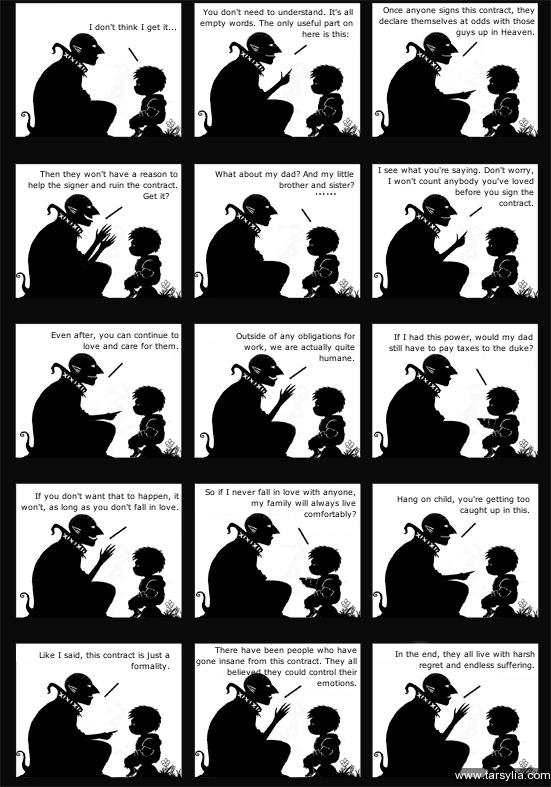
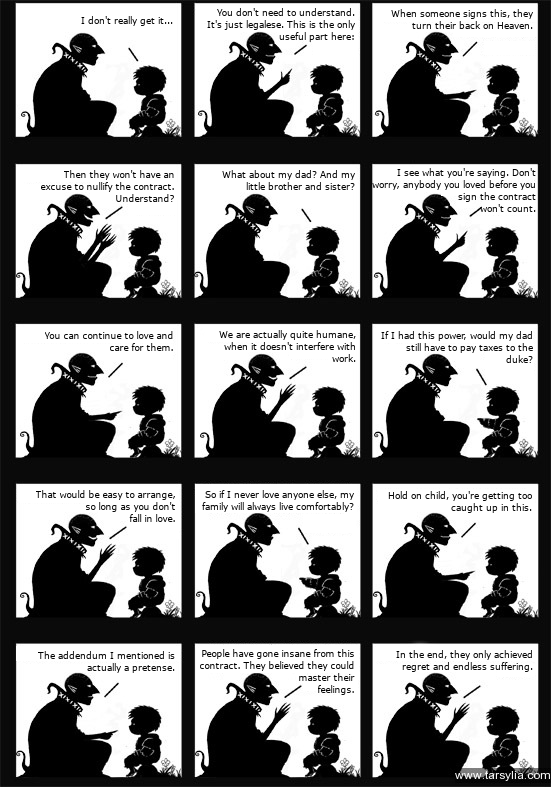
Comparing the layer stacks of the two (551, 787) images. Changes:
renamed "I don't think I get it..." to "I don't really get it...", painted on it over [81, 16, 176, 32]
painted on "You don't need to understand. ..." over [200, 8, 355, 42]
renamed "Once anyone signs this contrac..." to "When someone signs this, they ...", painted on it over [379, 6, 535, 37]
renamed "Then they won't have a reason ..." to "Then they won't have an excuse...", painted on it over [28, 170, 178, 202]
painted on "What about my dad? And my litt..." over [215, 170, 355, 190]
painted on "I see what you're saying. Don'..." over [372, 166, 536, 212]
renamed "Even after, you can continue t..." to "You can continue to love and c...", painted on it over [45, 331, 179, 351]
renamed "Outside of any obligations for..." to "We are actually quite humane, ...", painted on it over [219, 330, 356, 362]
painted on "If I had this power, would my ..." over [381, 331, 533, 363]
renamed "If you don't want that to happ..." to "That would be easy to arrange,...", painted on it over [21, 490, 179, 522]
renamed "So if I never fall in love wit..." to "So if I never love anyone else...", painted on it over [202, 488, 356, 519]
renamed "Like I said, this contract is ..." to "The addendum I mentioned is ac...", painted on it over [38, 651, 175, 673]
renamed "There have been people who hav..." to "People have gone insane from t...", painted on it over [196, 646, 357, 695]
renamed "Hang on child, you're getting ..." to "Hold on child, you're getting ...", painted on it over [388, 491, 532, 515]
renamed "In the end, they all live with..." to "In the end, they only achieved...", painted on it over [395, 650, 535, 672]
painted on "tales-of-tarsylia-chapter02-qiyue-04.jpg" over [312, 192, 336, 200]
